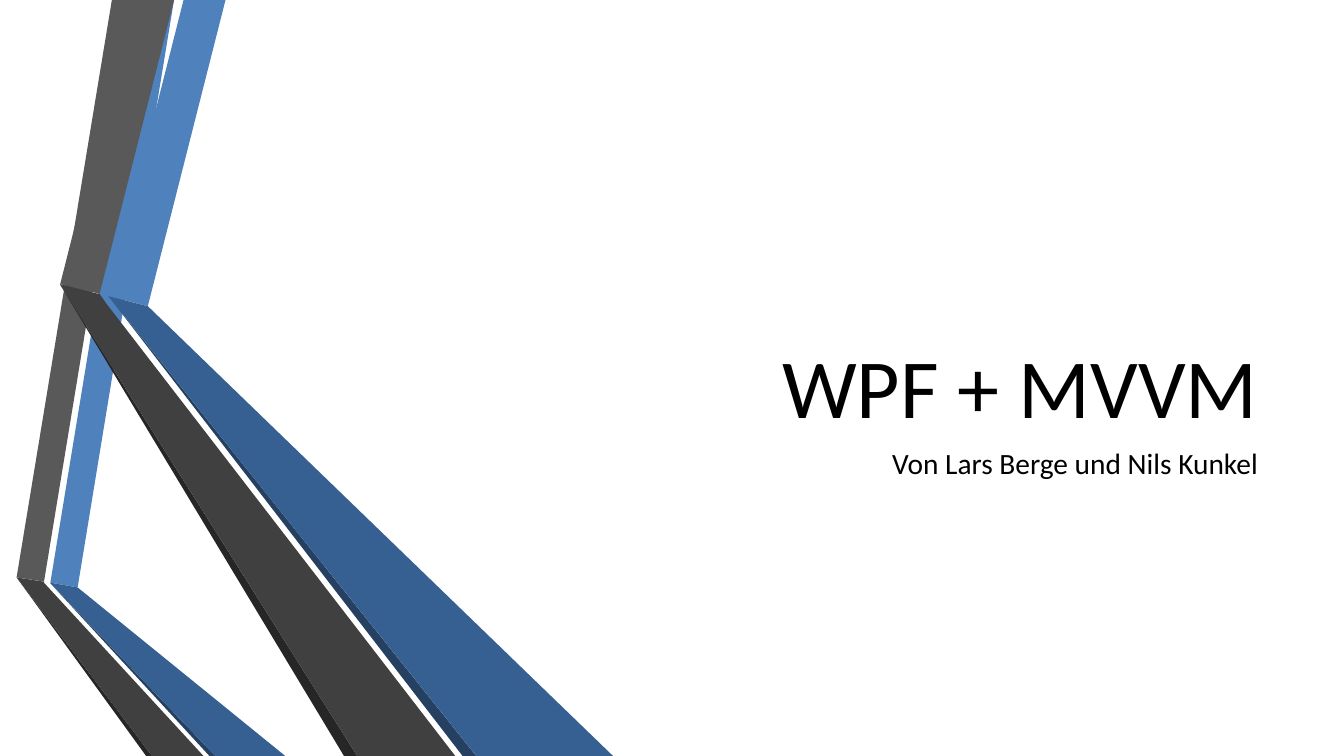
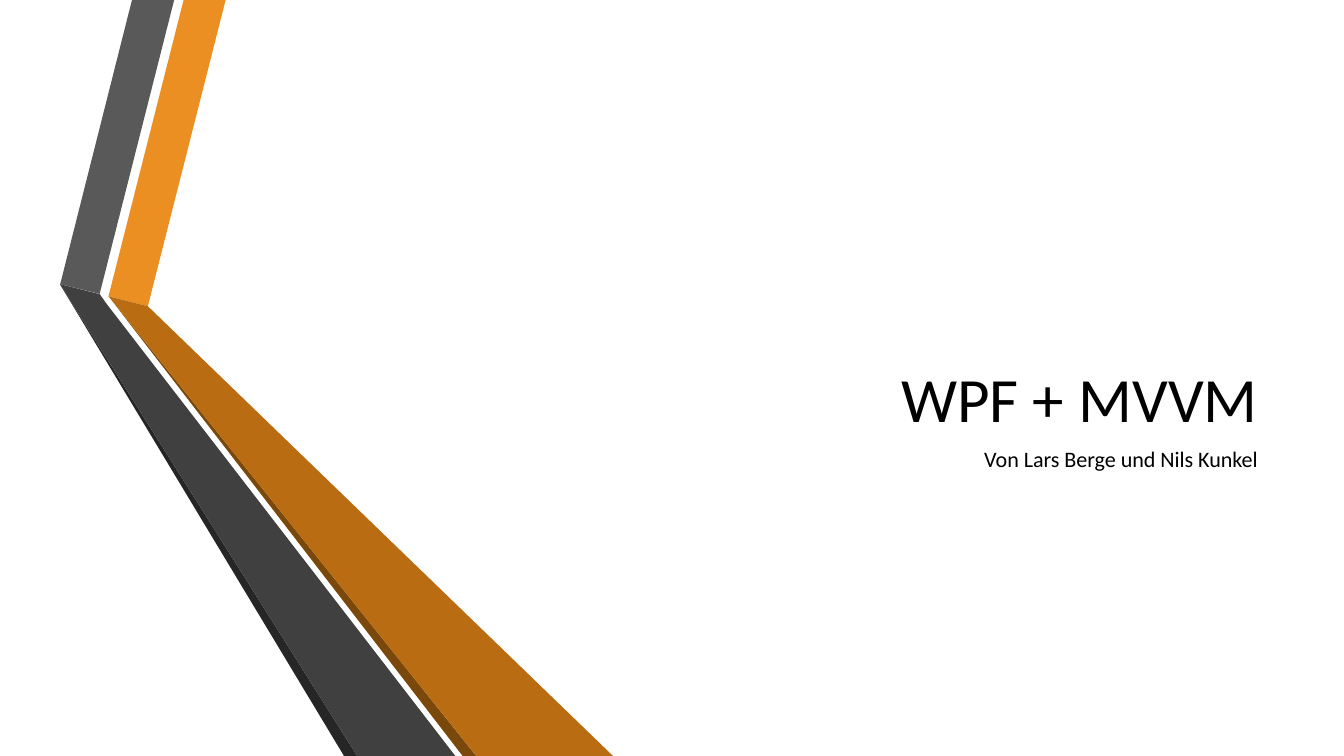
Before and after one commit to Ailer/WPF_MVVM, a slide deck: slide 1 of WPF + MVVM.pptx. Drawn at 1344x756 pixels with LibreOffice and Linux fonts; fonts in the diff are those of the drawing; background and template pictures are left out. Boxes give left, top, right and bottom in pixels: in the first picture for what was removed or moved away, otherwise in the second. Text is boxed around its words. In the diff, an @@ line names an element or a change of style, - is before the commit and + after.

```diff
--- a/WPF + MVVM.pptx
+++ b/WPF + MVVM.pptx
@@ freeform shape removed at [16,0,139,582] @@
@@ freeform shape removed at [50,0,174,588] @@
@@ freeform shape at [109,0,226,306]: fill #4F81BD to #EB8F22 @@
@@ title "WPF + MVVM" at [901,381,1257,422]: size 60 to 45 pt @@
@@ freeform shape at [109,296,614,756]: fill #376092 to #B96C11 @@
@@ freeform shape at [109,296,476,756]: fill #254061 to #7B480B; outline redrawn @@
@@ subtitle "Von Lars Berge und Nils ..." at [984,451,1258,471]: size 21 to 15.8 pt; less space between paragraphs @@
@@ freeform shape removed at [16,578,151,756] @@
@@ freeform shape removed at [16,578,203,756] @@
@@ freeform shape removed at [50,584,215,756] @@
@@ freeform shape removed at [50,583,285,756] @@
```
Also in this commit, not shown: 18 other slides changed, 19 slides added, 1 slide removed.
